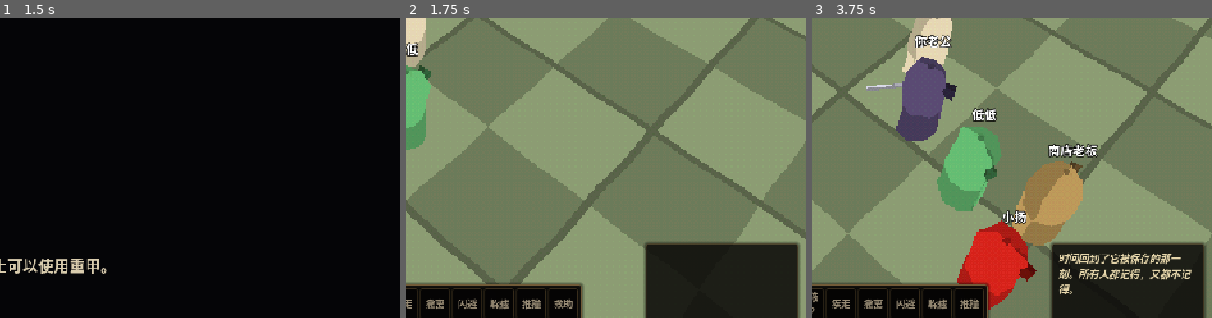
Above: before the commit, frames 1-3 (left to right).
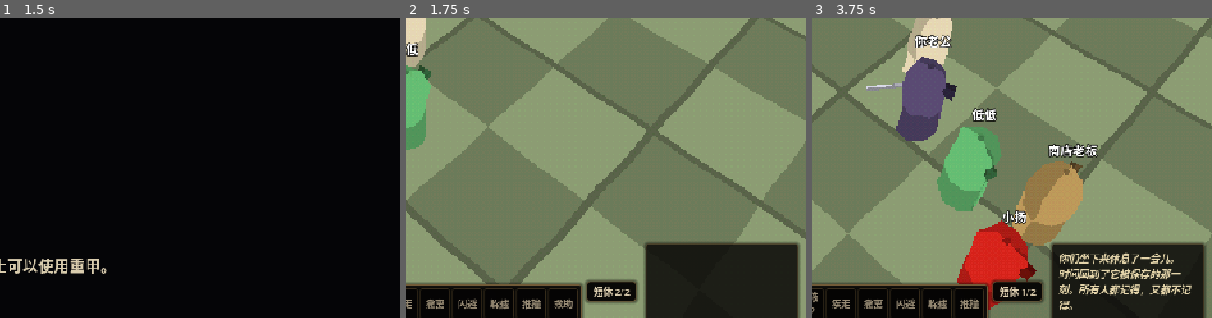
Above: after the commit, the same moments.

Repository: rdfzjack/InDev
Game: Godot game, scene res://tests/save_test.tscn
The game is run twice, just before and just after one commit, with the same random seed, the same clock (stepped at 60 frames per second) and the same inputs. This scene is started directly instead of the project's main scene.
Inputs (mouse positions are % of the whole screen's width and height, from its top left):
- Up to frame 1 (1.5 s): click (76, 88) at 0.5 s, where only the run after the commit has a clickable "短休 2/2"; click "躺着" at 1.25 s
- Up to frame 2 (1.75 s): no input
- Up to frame 3 (3.75 s): click (76, 88) at 2 s, where only the run after the commit has a clickable "短休 1/2"; click "躺着" at 2.75 s; click "躺着" at 3.5 s
The pictures show only the part of the screen within x 50-100%, y 43-93%; the shares and areas given below are measured in that part.

Frame 1 is identical in both runs. In frame 2, 1.0% of the frame differs, in the area x 44-58%, y 87-95%; in frame 3, 3.2%, in the area x 44-95%, y 78-98%.

Commit message:
BG3 short rest, campfire long rest, poet nameplate stays where he fell
- Short rest: 2 per long rest, half max HP, Second Wind / Action Surge / pact slots,
  Arcane Recovery automatic; button above End Turn
- Long rest by clicking the campfire in camp (4 camp supplies), resets short rests
- Save day and short rests left
- Poet's nameplate stays above the spot he fell from; hides offscreen instead of clamping

Co-Authored-By: Claude Opus 5.5 <noreply@anthropic.com>
Claude-Session: https://claude.ai/code/session_01JByEhdYEu74FopKwrJHcop

Diff:
--- a/scripts/actors/poet.gd
+++ b/scripts/actors/poet.gd
@@ -3,7 +3,7 @@
 ## 诗人。会掉出地图。
 ##
 ## 掉下去：关碰撞，重力往下拽，落速有上限，到 STOP_Y 停住（"他在下面"，不是无限下坠）。
-## 不走 Kill Z。名牌留在他真实坐标上，由 Nameplates 钳制到屏幕边缘。
+## 不走 Kill Z。名牌不跟着掉：留在他掉下去的地方（原来站着的位置头顶），飘在空中。
 ## 跟随逻辑停掉——但 TrapProxy（隐形的触发体）继续跟着队伍走，所以陷阱还是会被他踩响。
 ## 每次关卡加载他都会回来（新关卡里就是一个新的他）。
 
@@ -11,6 +11,8 @@
 const MAX_FALL_SPEED := 18.0
 
 var outside_map := false
+## 掉下去的位置（名牌留在这里）
+var fall_origin := Vector3.ZERO
 ## 名牌系统在他不可见时也显示
 var plate_when_hidden := true
 ## 隐形触发体：陷阱检测它，而不是检测身体
@@ -43,6 +45,7 @@
 	if outside_map:
 		return
 	outside_map = true
+	fall_origin = global_position
 	Game.poet_outside_map = true
 	collision_layer = 0
 	collision_mask = 0
@@ -84,6 +87,8 @@
 	trap_proxy.global_position = p
 
 
-## 他在下面时，名牌跟着他的真实坐标（地下很远处），不跟触发体
+## 他在下面时，名牌留在原位（掉下去那一点的头顶），不跟身体、也不跟触发体
 func nameplate_position() -> Vector3:
+	if outside_map:
+		return fall_origin + Vector3.UP * (height + 0.35)
 	return super.nameplate_position()
--- a/scripts/core/game_state.gd
+++ b/scripts/core/game_state.gd
@@ -54,12 +54,46 @@
 	return Inv.count("camp_supplies") >= LONG_REST_SUPPLIES
 
 
+## 短休（BG3）：每次长休之间两次，全队一起。战斗外随时可以。
+## 每人回复一半最大生命，短休资源（回气、动作如潮、契约法术位）回满；法师自动用奥术回想。
+const SHORT_RESTS_PER_DAY := 2
+var short_rests_left := SHORT_RESTS_PER_DAY
+signal rested(kind: StringName)
+
+
+func can_short_rest() -> String:
+	if Combat.active:
+		return "rest_why_combat"
+	if short_rests_left <= 0:
+		return "rest_why_none_left"
+	return ""
+
+
+func short_rest() -> bool:
+	var why := can_short_rest()
+	if why != "":
+		Narrator.show_text(TextDB.ui(why))
+		return false
+	short_rests_left -= 1
+	for id in party:
+		if sheets.has(id):
+			sheets[id].bg3_short_rest()
+	Meta.bump("short_rests")
+	rested.emit(&"short")
+	Narrator.say("short_rest_done")
+	return true
+
+
 func long_rest() -> bool:
+	if Combat.active:
+		return false
 	if not Inv.remove("camp_supplies", LONG_REST_SUPPLIES):
 		Narrator.say("long_rest_no_supplies")
 		return false
 	for id in sheets:
 		sheets[id].long_rest()
+	short_rests_left = SHORT_RESTS_PER_DAY
+	rested.emit(&"long")
 	day += 1
 	Meta.bump("long_rests")
 	day_passed.emit(day)
--- a/scripts/core/save_system.gd
+++ b/scripts/core/save_system.gd
@@ -34,6 +34,8 @@
 			"party": Game.party.map(func(x): return String(x)),
 			"flags": _flags_out(),
 			"party_level": Game.party_level,
+			"day": Game.day,
+			"short_rests_left": Game.short_rests_left,
 			"xp": Game.xp,
 			"selected": String(Game.selected),
 			"shops": Game.shops.duplicate(true),
@@ -85,6 +87,8 @@
 	for k in g["flags"]:
 		Game.flags[StringName(k)] = g["flags"][k]
 	Game.party_level = int(g["party_level"])
+	Game.day = int(g.get("day", 1))
+	Game.short_rests_left = int(g.get("short_rests_left", Game.SHORT_RESTS_PER_DAY))
 	Game.xp = int(g["xp"])
 	Game.selected = StringName(g["selected"])
 	Game.shops = g["shops"].duplicate(true)
--- a/scripts/levels/camp.gd
+++ b/scripts/levels/camp.gd
@@ -22,14 +22,16 @@
 	block(Vector3(0, 0, 0), Vector3(1.2, 0.4, 1.2), Color(0.9, 0.45, 0.15))      # 营火
 	block(Vector3(-5, 0, -4), Vector3(3, 2, 3), Color(0.6, 0.55, 0.4))           # 帐篷
 	block(Vector3(5, 0, -4), Vector3(3, 2, 3), Color(0.45, 0.4, 0.5))            # 帐篷
-	var bed := Interactable.new()
-	bed.name = "Bedroll"
-	bed.label_key = "obj_bedroll"
-	bed.size = Vector3(2, 0.3, 1)
-	bed.color = Color(0.55, 0.3, 0.25)
-	add_child(bed)
-	bed.position = Vector3(-2, 0, 3)
-	bed.interacted.connect(func(_by): DialogueBox.open("res://data/dialogue/camp.dlg", "bedroll", null))
+	block(Vector3(-2, 0, 3), Vector3(2, 0.15, 1), Color(0.55, 0.3, 0.25))         # 铺盖（只是摆设）
+	# 点营火 = 长休
+	var fire := Interactable.new()
+	fire.name = "Campfire"
+	fire.label_key = "obj_campfire"
+	fire.size = Vector3(1.8, 1.0, 1.8)
+	fire.color = Color(0.9, 0.45, 0.15, 0.0)
+	add_child(fire)
+	fire.position = Vector3(0, 0, 0)
+	fire.interacted.connect(func(_by): DialogueBox.open("res://data/dialogue/camp.dlg", "campfire", null))
 	exit_to(Vector3(0, 0, 13), VILLAGE, "from_camp", "exit_to_village")
 	spawn("from_village", Vector3(0, 0.1, 9))
 	Game.day_passed.connect(_on_day)
--- a/scripts/rules/character_sheet.gd
+++ b/scripts/rules/character_sheet.gd
@@ -521,6 +521,28 @@
 			resources[r] = resources_max[r]
 
 
+## BG3 的短休：一半最大生命 + 短休资源 + 奥术回想（自动，恢复总环数 ≤ 法师等级的一半，向上取整）
+func bg3_short_rest() -> void:
+	if dead:
+		return
+	short_rest()
+	if hp <= 0:
+		death_successes = 0
+		death_failures = 0
+	hp = mini(max_hp, maxi(hp, 0) + max_hp / 2)
+	if has_resource("arcane_recovery"):
+		var budget := ceili(class_level("wizard") / 2.0)
+		var got := false
+		for lvl in range(mini(budget, 5), 0, -1):
+			while budget >= lvl and lvl - 1 < slots_used.size() and slots_used[lvl - 1] > 0:
+				slots_used[lvl - 1] -= 1
+				budget -= lvl
+				got = true
+		if got:
+			spend_resource("arcane_recovery")
+	hp_changed.emit()
+
+
 func long_rest() -> void:
 	short_rest()
 	long_effects.clear()
--- a/scripts/ui/hotbar.gd
+++ b/scripts/ui/hotbar.gd
@@ -1,6 +1,6 @@
 class_name Hotbar
 extends HBoxContainer
-## 底部居中的技能栏：左边当前角色的圆形大头像，中间两排技能格，右边结束回合。
+## 底部居中的技能栏：左边当前角色的圆形大头像，中间两排技能格，右边结束回合 + 短休（BG3）。
 ## 技能从 data/abilities.tsv 读，按当前选中的角色显示。
 ## 你老公的栏里没有【躺着】——不是灰的，是根本没有那一格。
 
@@ -11,6 +11,7 @@
 var _portrait: Portrait
 var _grid: GridContainer
 var _end_turn: Button
+var _short_rest: Button
 
 
 func _ready() -> void:
@@ -39,14 +40,26 @@
 	panel.add_child(_grid)
 	_end_turn = Button.new()
 	_end_turn.custom_minimum_size = Vector2(64, 64)
-	_end_turn.size_flags_vertical = Control.SIZE_SHRINK_END
 	_end_turn.text = TextDB.ui("hud_end_turn")
 	_end_turn.add_theme_stylebox_override("normal", UITheme.panel(UITheme.BG_DEEP, UITheme.BORDER, 1, 32, 4))
 	_end_turn.disabled = true
 	_end_turn.pressed.connect(func():
 		if CombatController.instance and CombatController.instance.my_turn():
 			Combat.end_turn())
-	add_child(_end_turn)
+	# 右边一列：上面短休，下面结束回合（不加宽技能栏，免得压到右下角的日志）
+	var right := VBoxContainer.new()
+	right.size_flags_vertical = Control.SIZE_SHRINK_END
+	right.add_theme_constant_override("separation", 4)
+	add_child(right)
+	_short_rest = Button.new()
+	_short_rest.name = "ShortRest"
+	_short_rest.custom_minimum_size = Vector2(64, 26)
+	_short_rest.add_theme_font_size_override("font_size", 12)
+	_short_rest.add_theme_stylebox_override("normal", UITheme.panel(UITheme.BG_DEEP, UITheme.BORDER, 1, 4, 2))
+	_short_rest.pressed.connect(func(): Game.short_rest())
+	right.add_child(_short_rest)
+	right.add_child(_end_turn)
+	Game.rested.connect(func(_k): _rebuild.call_deferred())
 	Game.selected_changed.connect(func(_id): _rebuild())
 	Game.party_changed.connect(_rebuild)
 	Game.leveled_up.connect(func(_l): _rebuild())
@@ -120,6 +133,10 @@
 			b.disabled = true
 		_grid.add_child(b)
 	_end_turn.disabled = not (CombatController.instance and CombatController.instance.my_turn() != null)
+	_short_rest.text = TextDB.ui("hud_short_rest") % [Game.short_rests_left, Game.SHORT_RESTS_PER_DAY]
+	var why := Game.can_short_rest()
+	_short_rest.disabled = why != ""
+	_short_rest.tooltip_text = TextDB.ui("hud_short_rest_tip") + ("\n" + TextDB.ui(why) if why != "" else "")
 
 
 func _name_key(a: Dictionary) -> String:
--- a/scripts/ui/nameplates.gd
+++ b/scripts/ui/nameplates.gd
@@ -39,7 +39,8 @@
 			lab.text = n.display_name
 			var wp: Vector3 = n.nameplate_position()
 			var raw := _project(cam, wp) - lab.size * Vector2(0.5, 1.0)
-			var is_party: bool = n.is_in_group("party")
+			# 掉出地图的诗人：名牌钉在原地，跟 NPC 一样出了屏幕就不显示（不钳制到屏幕边缘）
+			var is_party: bool = n.is_in_group("party") and not n.get("outside_map")
 			if not is_party:
 				var far := cam.global_position.distance_to(wp) > NPC_RANGE + 12.0
 				var off := cam.is_position_behind(wp) or raw.x < -lab.size.x or raw.x > size.x or raw.y < 0 or raw.y > size.y - BOTTOM_MARGIN
--- a/tests/playthrough_test.gd
+++ b/tests/playthrough_test.gd
@@ -54,6 +54,9 @@
 	_ok(Game.in_party(Game.POET), "poet joined")
 	await _frames(30)
 	_ok(pc.members[Game.POET].outside_map, "poet fell out of the map during his recruitment")
+	var poet: Poet = pc.members[Game.POET]
+	_ok(poet.global_position.y < -5.0, "poet is below the map")
+	_ok(poet.nameplate_position().y > 1.0 and Vector2(poet.nameplate_position().x - poet.fall_origin.x, poet.nameplate_position().z - poet.fall_origin.z).length() < 0.01, "his nameplate stays where he stood")
 	# 陷阱：老公走过去（被动察觉 11 >= DC 11）
 	var trap: Trap = lvl.get_node("CorridorTrap")
 	pc.members[Game.HUSBAND].global_position = Vector3(0, 0.1, -2)
--- a/tests/rules_test.gd
+++ b/tests/rules_test.gd
@@ -10,6 +10,7 @@
 	_multiclass()
 	_slots()
 	_level_up_rules()
+	_rests()
 	print("\nRESULT: %s (%d failures)" % ["PASS" if fails == 0 else "FAIL", fails])
 	get_tree().quit(1 if fails else 0)
 
@@ -171,3 +172,34 @@
 	var b := CharacterSheet.from_party(&"poet", 1)
 	var rp := LevelUp.plan(b, "rogue")
 	_ok(rp["choices"].any(func(c): return c["type"] == "skills"), "multiclass into rogue grants a skill choice")
+
+
+func _rests() -> void:
+	print("== short / long rest (BG3)")
+	var h := CharacterSheet.from_party(&"husband", 3)
+	h.hp = 4
+	h.spend_resource("second_wind")
+	h.spend_resource("action_surge")
+	h.spend_slot(1)
+	h.spend_slot(1)
+	h.bg3_short_rest()
+	_eq(h.hp, 4 + h.max_hp / 2, "short rest heals half max hp")
+	_ok(h.has_resource("second_wind") and h.has_resource("action_surge"), "second wind + action surge back")
+	_eq(h.slots_free(1), 1, "arcane recovery: 1 slot back (wizard 1)")
+	_ok(not h.has_resource("arcane_recovery"), "arcane recovery spent")
+	h.bg3_short_rest()
+	_eq(h.slots_free(1), 1, "arcane recovery only once per long rest")
+	_eq(h.hp, h.max_hp, "capped at max hp")
+	var sl := CharacterSheet.from_party(&"sl", 3)
+	sl.pact_used = 1
+	sl.bg3_short_rest()
+	_eq(sl.pact_used, 0, "pact slot back on short rest")
+	var b := CharacterSheet.from_party(&"poet", 3)
+	b.spend_resource("bardic_inspiration")
+	b.spend_slot(1)
+	b.bg3_short_rest()
+	_ok(b.slots_free(1) < b.slots_max[0], "bard slots need a long rest")
+	b.long_rest()
+	_ok(b.slots_free(1) == b.slots_max[0] and int(b.resources["bardic_inspiration"]) == int(b.resources_max["bardic_inspiration"]), "long rest restores everything")
+	h.long_rest()
+	_ok(h.has_resource("arcane_recovery"), "arcane recovery back after long rest")
--- a/tests/save_test.gd
+++ b/tests/save_test.gd
@@ -12,6 +12,8 @@
 	Game.debug_xp_to_next_level()
 	var h := Game.sheet(&"husband")
 	LevelUp.apply(h, LevelUp.recommended(h, "fighter"))
+	_ok(Game.short_rest(), "short rest out of combat")
+	_eq_rests(1)
 	h.hp = 5
 	var bard := Game.sheet(&"poet")
 	bard.spend_slot(1)
@@ -30,7 +32,11 @@
 	Inv.gold = 0
 	Game.set_flag(&"test_flag", 0)
 	Game.sheets = {}
+	Game.short_rests_left = 2
+	Game.day = 9
 	await Saves.load_slot("test")
+	_eq_rests(1)
+	_ok(Game.day == 1, "day restored")
 	await _frames(10)
 	var h2 := Game.sheet(&"husband")
 	_ok(h2.level() == 2 and h2.class_levels.get("fighter", 0) == 2, "husband level/class restored")
@@ -59,3 +65,7 @@
 func _frames(n: int) -> void:
 	for k in n:
 		await get_tree().process_frame
+
+
+func _eq_rests(n: int) -> void:
+	_ok(Game.short_rests_left == n, "short rests left %d (got %d)" % [n, Game.short_rests_left])
Not shown, changed: data/text/dialogue.tsv
Not shown, changed: data/text/narrator.tsv
Not shown, changed: data/text/ui.tsv
Not shown, changed: data/dialogue/camp.dlg
Not shown, changed: docs/design.md
